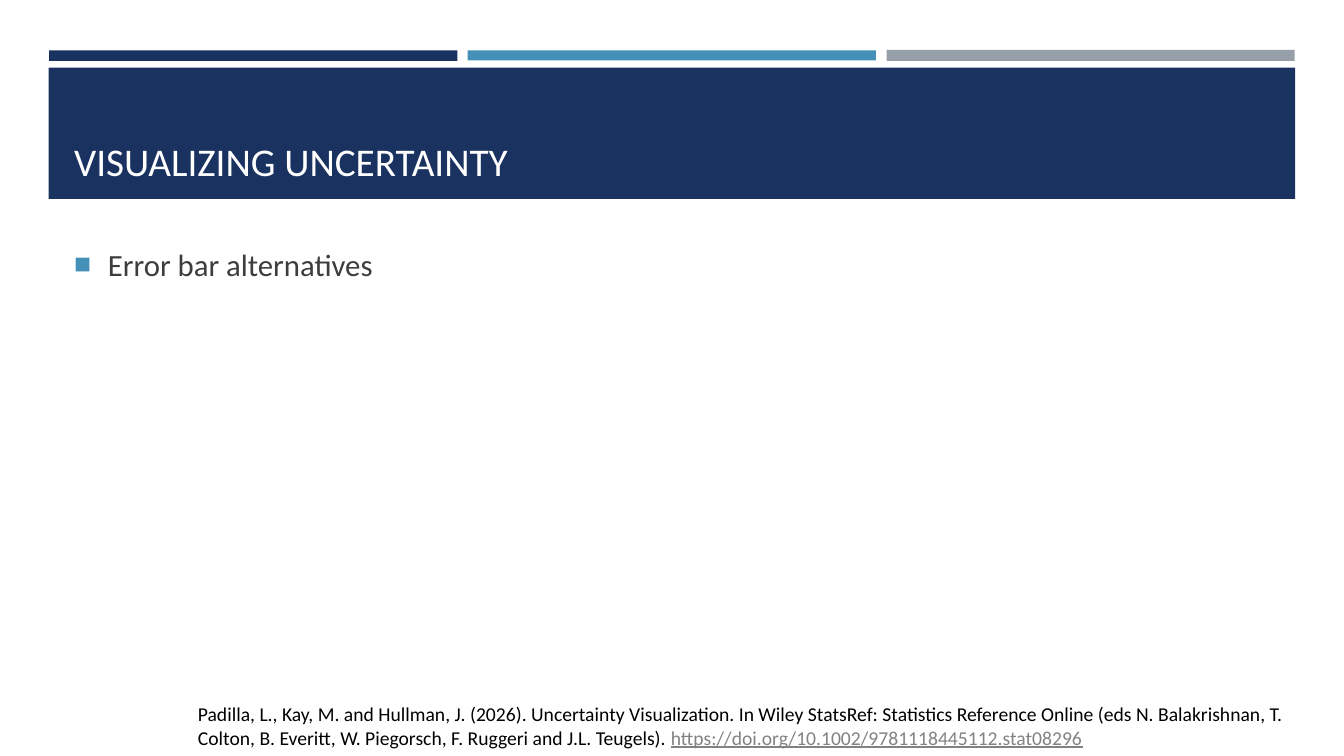
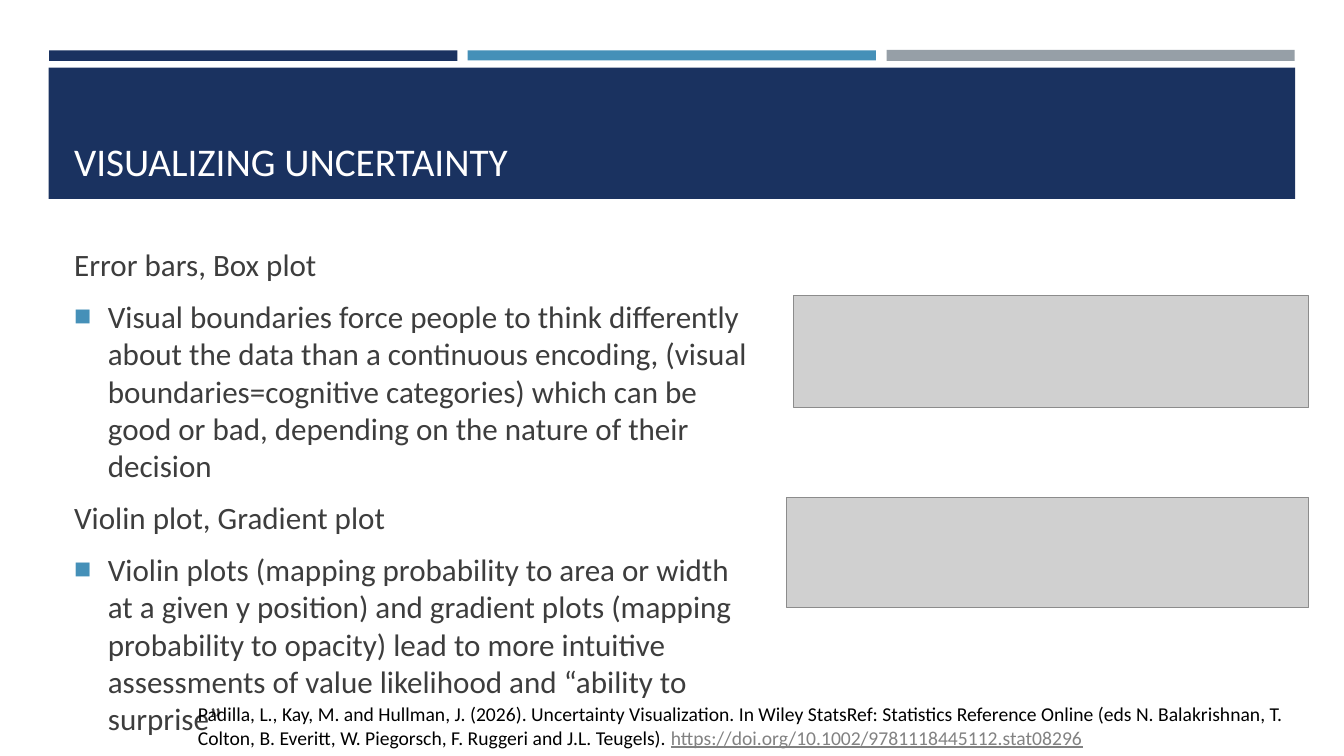
Before and after one commit to amosca01/SDS-CSC235, a slide deck: slide 13 of slides/11-uncertainty-bias.pptx. Drawn at 1344x756 pixels with LibreOffice and Linux fonts; fonts in the diff are those of the drawing; grey boxes stand for pictures. Boxes give left, top, right and bottom in pixels: in the first picture for what was removed or moved away, otherwise in the second. Text is boxed around its words. In the diff, an @@ line names an element or a change of style, - is before the commit and + after.

```diff
--- a/slides/11-uncertainty-bias.pptx
+++ b/slides/11-uncertainty-bias.pptx
@@ text at [74,254,746,698]: text changed; size 22 to 22.2 pt @@
-■ Error bar alternatives
+Error bars, Box plot
+■ Visual boundaries force people to think differently about the data than a continuous encoding, (visual boundaries=cognitive categories) which can be good or bad, depending on the nature of their decision
+Violin plot, Gradient plot
+■ Violin plots (mapping probability to area or width at a given y position) and gradient plots (mapping probability to opacity) lead to more intuitive assessments of value likelihood and “ability to surprise”
@@ picture added at [795,296,1310,408] @@
@@ picture added at [786,497,1309,608] @@
```
Also in this commit, not shown: 5 other slides changed, 6 other files.
